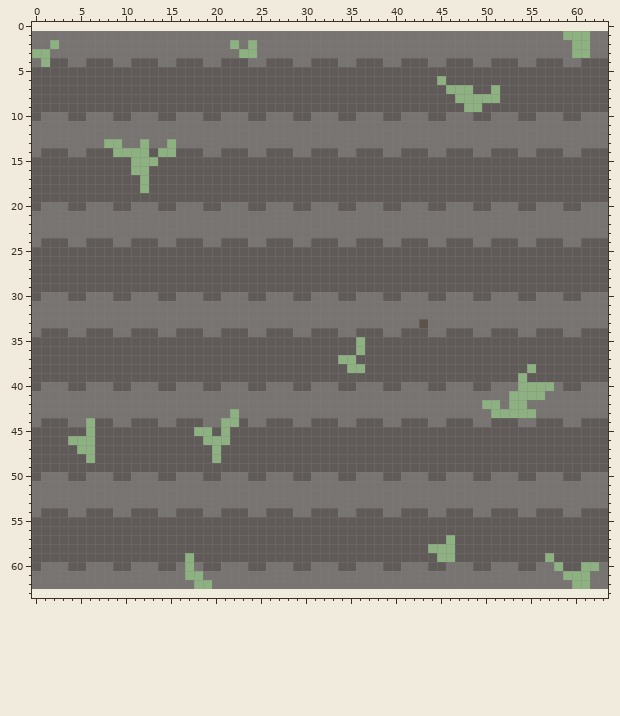
Pixel-art sprite: res/scenary/stage1-floor_grass.png. Above: the version before the commit.
The file is 64x62 pixels. Colours within 5 levels of each other are drawn and written as one. The old version is drawn lined up with the new one, on the new canvas.
After the commit:
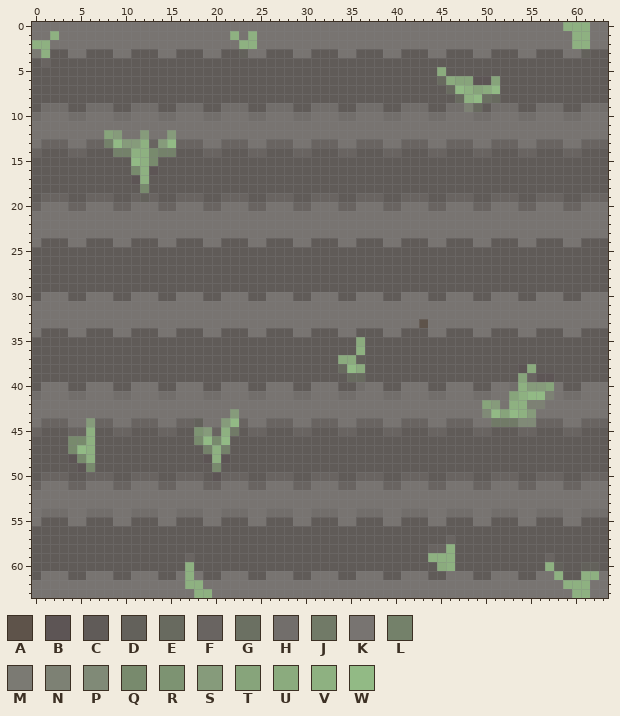
Palette (. is transparent): A #5e534a  B #5d5555  C #605b58  D #63615b  E #686a5f  F #696461  G #6b7062  H #726e6b  J #717a67  K #787471  L #74816a  M #7b7a73  N #7d8174  P #808a77  Q #788a6d  R #7d9372  S #869b7b  T #87a47b  U #8bab7e  V #8eb181  W #92ba85
The author wrote: Resized asset for the proper size of the level There was a 2-pixel vertical gap.
The exact change:
canvas 64x62 -> 64x64, the old top-left corner now at 0,1
Changed rows in their new state; - is an unchanged pixel.
first column x 0:
 0 KKKKKKKKKKKKKKKKKKKKKKKKKKKKKKKKKKKKKKKKKKKKKKKKKKKKKKKKKKKVVVKK
 1 --V-------------------V-V----------------------------------K----
 2 VVK-------------------KV----------------------------------------
 3 M-CC--CCC--CCC--CCC--CCDK-CCC--CCC--CCC--CCC--CCC--CCC--CCC-KDCC
 4 CF--CC---CC---CC---CC---CC---CC---CC---CC---CC---CC---CC---CC---
 5 ---------------------------------------------U------------------
 6 ---------------------------------------------EUTTBBT------------
 7 ----------------------------------------------EW-TUW------------
 8 -----------------------------------------------E-WGE------------
 9 -HHH--HHH--HHH--HHH--HHH--HHH--HHH--HHH--HHH--HHNE-HHH--HHH--HHH
10 H---HH---HH---HH---HH---HH---HH---HH---HH---HH---HH---HH---HH---
12 --------TS--S--S------------------------------------------------
13 -FFF--FFLWSS-FSWFFF--FFF--FFF--FFF--FFF--FFF--FFF--FFF--FFF--FFF
14 F---FF---LL--QLL---FF---FF---FF---FF---FF---FF---FF---FF---FF---
15 -----------W-Q--------------------------------------------------
16 -----------Q-B--------------------------------------------------
17 -----------B----------------------------------------------------
18 ------------Q---------------------------------------------------
19 -FFF--FFF--FDF--FFF--FFF--FFF--FFF--FFF--FFF--FFF--FFF--FFF--FFF
20 F---FF---FF---FF---FF---FF---FF---FF---FF---FF---FF---FF---FF---
first column x 0:
35 ------------------------------------U---------------------------
37 ----------------------------------UUD---------------------------
38 ----------------------------------EWU-----------------BU--------
39 -----------------------------------EE-----------------TFBB------
40 ------------------------------------H----------------H-SST------
41 H---HH---HH---HH---HH---HH---HH---HH---HH---HH---HH--T-WWN-HH---
42 --------------------------------------------------TS---NN-------
43 ----------------------S---------------------------PWTW-S--------
44 -FFF--SFF--FFF--FFD--SWF--FFF--FFF--FFF--FFF--FFF--JJJPPFFF--FFF
45 F---FF---FF---FF--RSF-J-FF---FF---FF---FF---FF---FF---FF---FF---
46 ----QQ------------QWQW------------------------------------------
47 ----QW-------------L-L------------------------------------------
48 ----BQ-------------B-B------------------------------------------
49 -----BQ-------------Q-------------------------------------------
50 -FFF--FFF--FFF--FFF-BFFF--FFF--FFF--FFF--FFF--FFF--FFF--FFF--FFF
51 F---FF---FF---FF---FF---FF---FF---FF---FF---FF---FF---FF---FF---
54 -HHH--HHH--HHH--HHH--HHH--HHH--HHH--HHH--HHH--HHH--HHH--HHH--HHH
55 K---KK---KK---KK---KK---KK---KK---KK---KK---KK---KK---KK---KK---
57 ----------------------------------------------F-----------------
58 --------------------------------------------FF------------------
59 -----------------F--------------------------V------------F------
60 -CCC--CCC--CCC--C-C--CCC--CCC--CCC--CCC--CCC-UVCC--CCC--CVD--DDC
61 C---CC---CC---CC--KCC---CC---CC---CC---CC---CC---CC---CC--VCC-V-
62 -----------------V-K---------------------------------------V----
63 KKKKKKKKKKKKKKKKKKVVKKKKKKKKKKKKKKKKKKKKKKKKKKKKKKKKKKKKKKKKVVKK
Pixel boxes of the changes (left, top, right, bottom) in both pictures:
changed: (32, 22, 608, 211)
changed: (32, 337, 608, 598)
